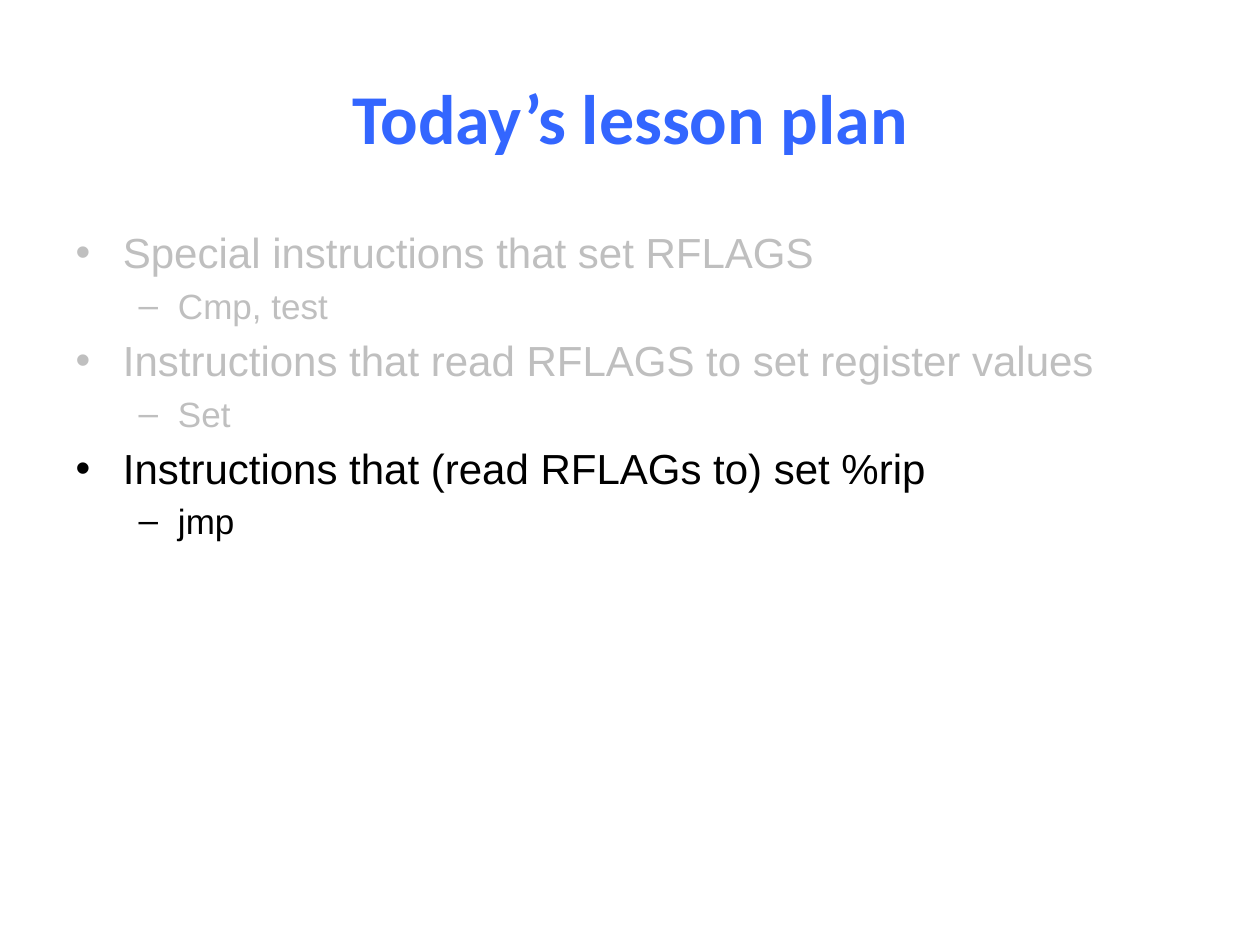
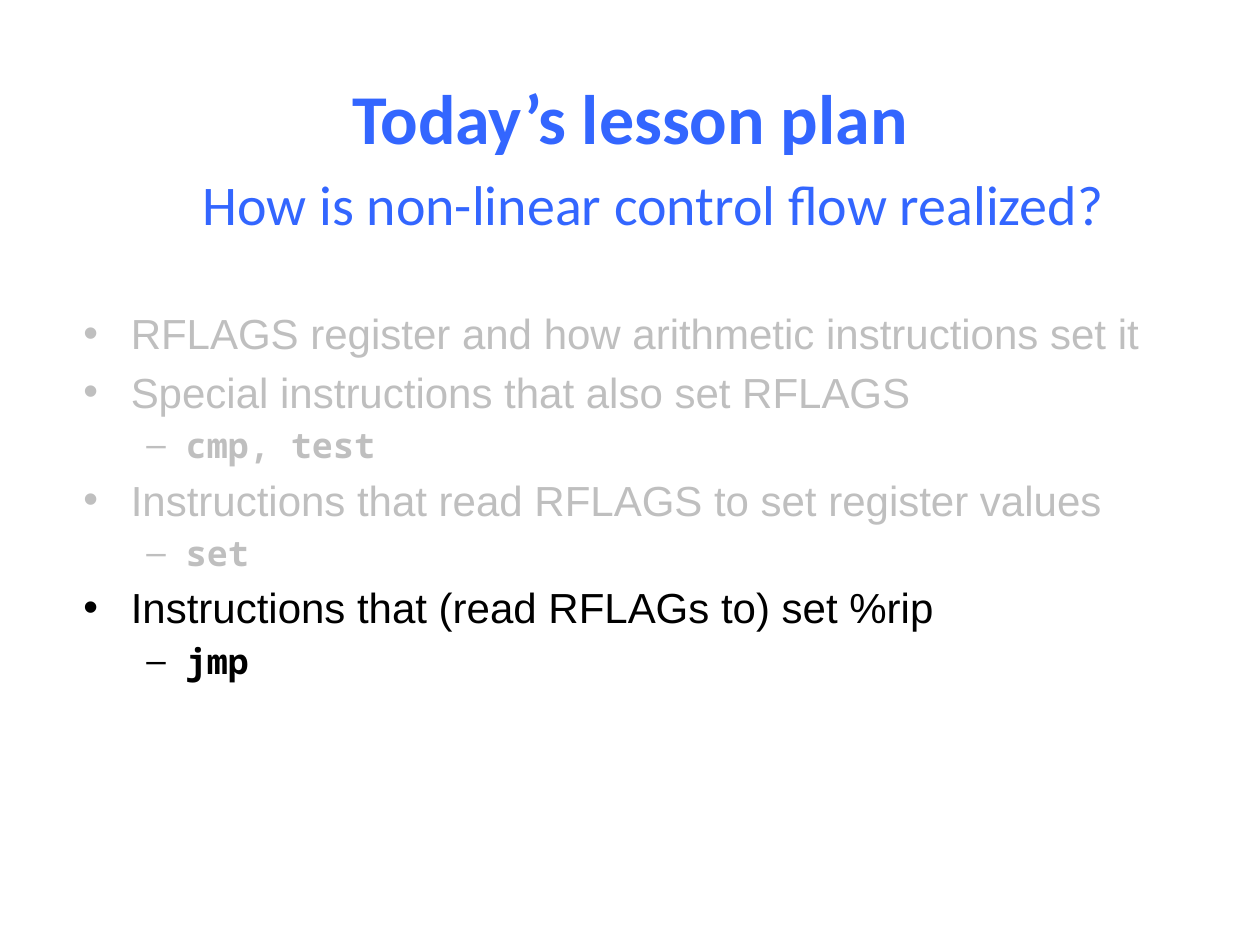
Before and after one commit to NYU-CSO/nyu-cso.github.io, a slide deck: slide 35 of notes/08-Machine_Control.pptx (slide 18 before the commit). Drawn at 1260x945 pixels with LibreOffice and Linux fonts; fonts in the diff are those of the drawing. Boxes give left, top, right and bottom in pixels: in the first picture for what was removed or moved away, otherwise in the second. Text is boxed around its words. In the diff, an @@ line names an element or a change of style, - is before the commit and + after.

```diff
--- a/notes/08-Machine_Control.pptx
+++ b/notes/08-Machine_Control.pptx
@@ text added at (x1=202, y1=186, x2=1103, y2=226), 32 pt, text #3366FF @@
+How is non-linear control flow realized?
@@ text "RFLAGS register and how arithmetic ..." moved from (x1=123, y1=238, x2=1093, y2=541) to (x1=131, y1=319, x2=1139, y2=683) @@
@@ text at (x1=131, y1=319, x2=1139, y2=466): text changed @@
-• Special instructions that set RFLAGS
-  – Cmp, test
+• RFLAGS register and how arithmetic instructions set it
+• Special instructions that also set RFLAGS
+  – cmp, test
@@ text at (x1=186, y1=542, x2=249, y2=566): text changed; font Arial to Noto Sans Mono; bold on @@
-  – Set
+  – set
@@ text at (x1=186, y1=647, x2=249, y2=683): font Arial to Noto Sans Mono, bold on in "jmp" @@
```
Also in this commit, not shown: 17 other slides changed, 17 slides added, 2 other files.
